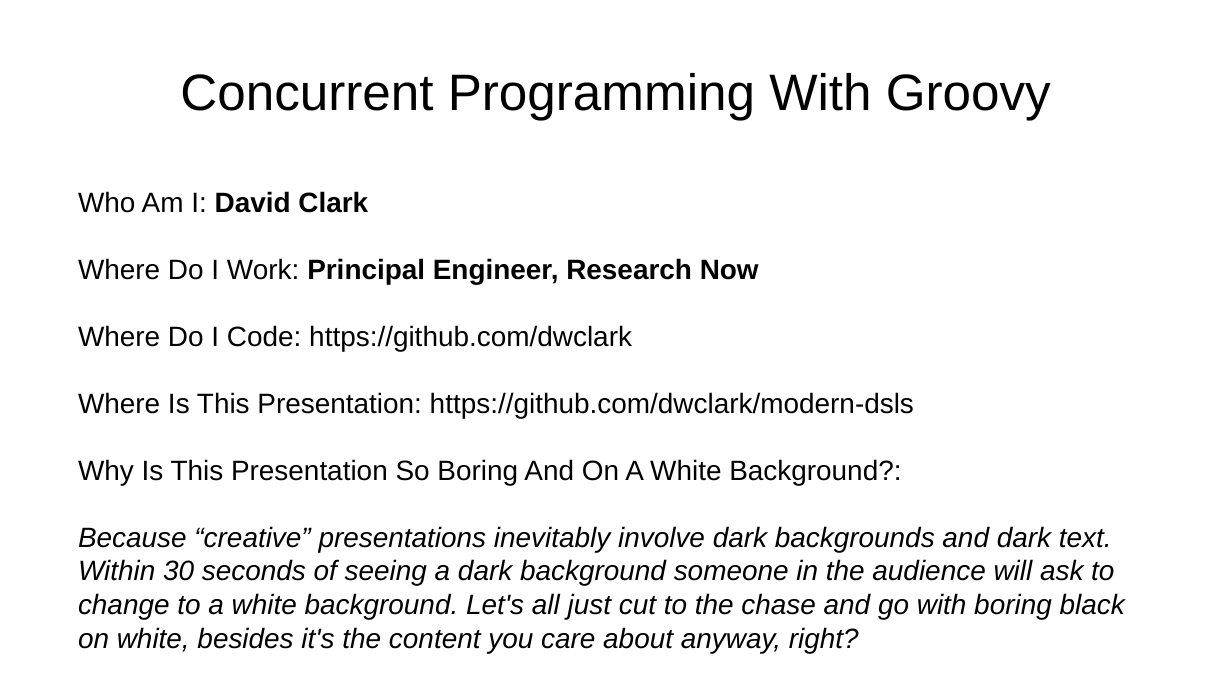
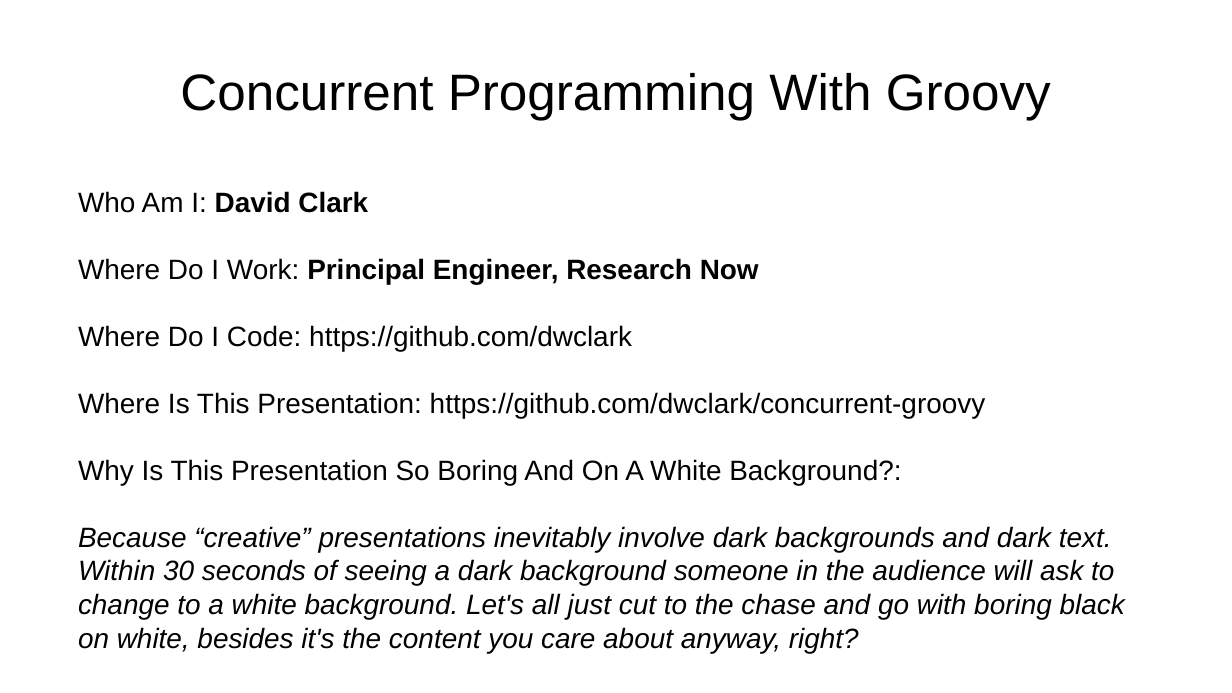
Before and after one commit to dwclark/concurrent-groovy, a slide deck: slide 1 of concurrent-groovy.odp. Drawn at 1232x693 pixels with LibreOffice and Linux fonts; fonts in the diff are those of the drawing. Boxes give left, top, right and bottom in pixels: in the first picture for what was removed or moved away, otherwise in the second. Text is boxed around its words. In the diff, an @@ line names an element or a change of style, - is before the commit and + after.

```diff
--- a/concurrent-groovy.odp
+++ b/concurrent-groovy.odp
@@ text at <box>78,392,986,418</box>: text changed @@
-Where Is This Presentation: https://github.com/dwclark/modern-dsls
+Where Is This Presentation: https://github.com/dwclark/concurrent-groovy
```
Also in this commit, not shown: 9 slides added, 3 other files.
